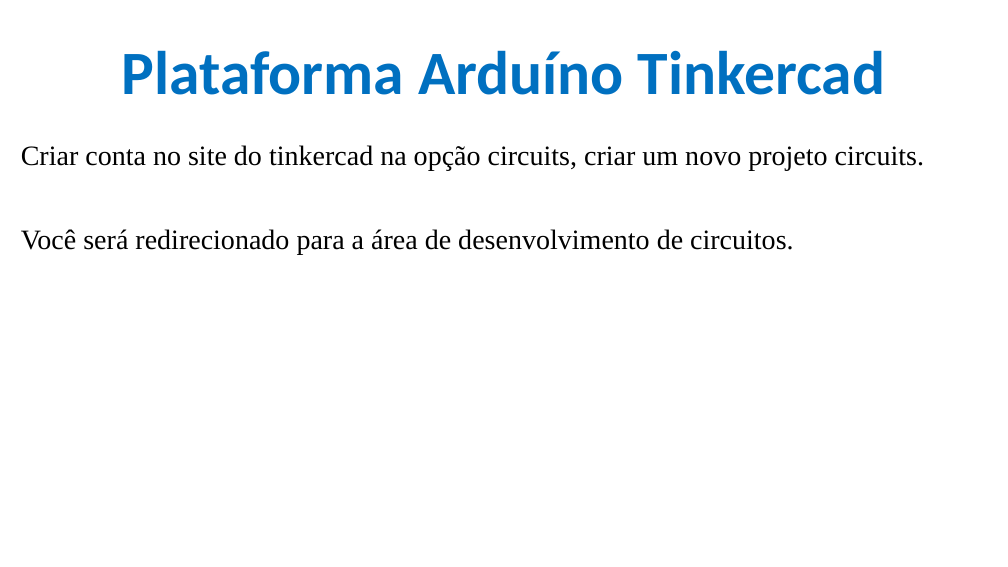
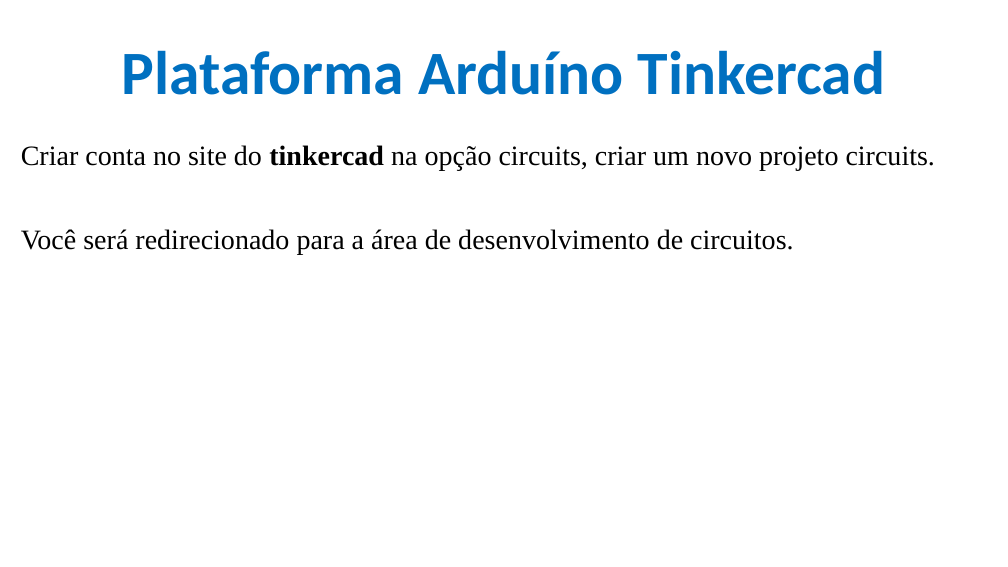
Before and after one commit to CloudEducationBrazil/WydenArea1AplicacaoCloudIndustria40Python, a slide deck: slide 19 of 01 Classes/Aula 03 - Aplicação Cloud Indústria 40 Python IoT Plataforma Arduino Tinkercad.pptx. Drawn at 1008x567 pixels with LibreOffice and Linux fonts; fonts in the diff are those of the drawing; background and template pictures are left out. Boxes give left, top, right and bottom in pixels: in the first picture for what was removed or moved away, otherwise in the second. Text is boxed around its words. In the diff, an @@ line names an element or a change of style, - is before the commit and + after.

```diff
--- a/01 Classes/Aula 03 - Aplicação Cloud Indústria 40 Python IoT Plataforma Arduino Tinkercad.pptx
+++ b/01 Classes/Aula 03 - Aplicação Cloud Indústria 40 Python IoT Plataforma Arduino Tinkercad.pptx
@@ text at (x1=21, y1=145, x2=935, y2=170): bold on in "tinkercad" @@
```
Also in this commit, not shown: 1 other slide changed, 1 slide added.
